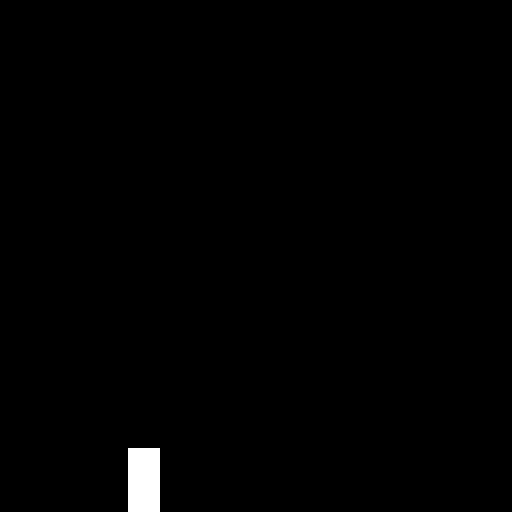
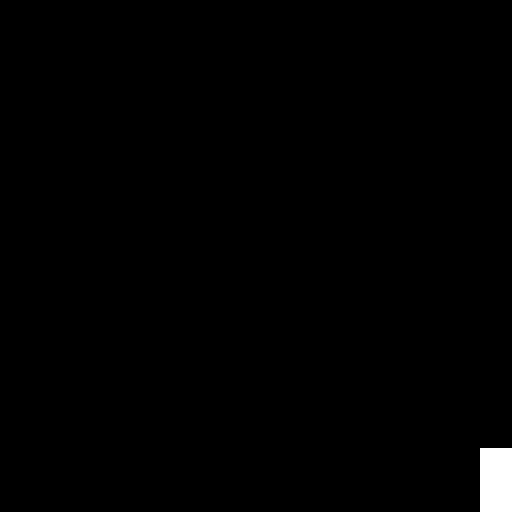
The second w=512, h=512 image is a revision of the first. Changes to its layers:
painted on "Layer 1" over [128, 448, 512, 512]
